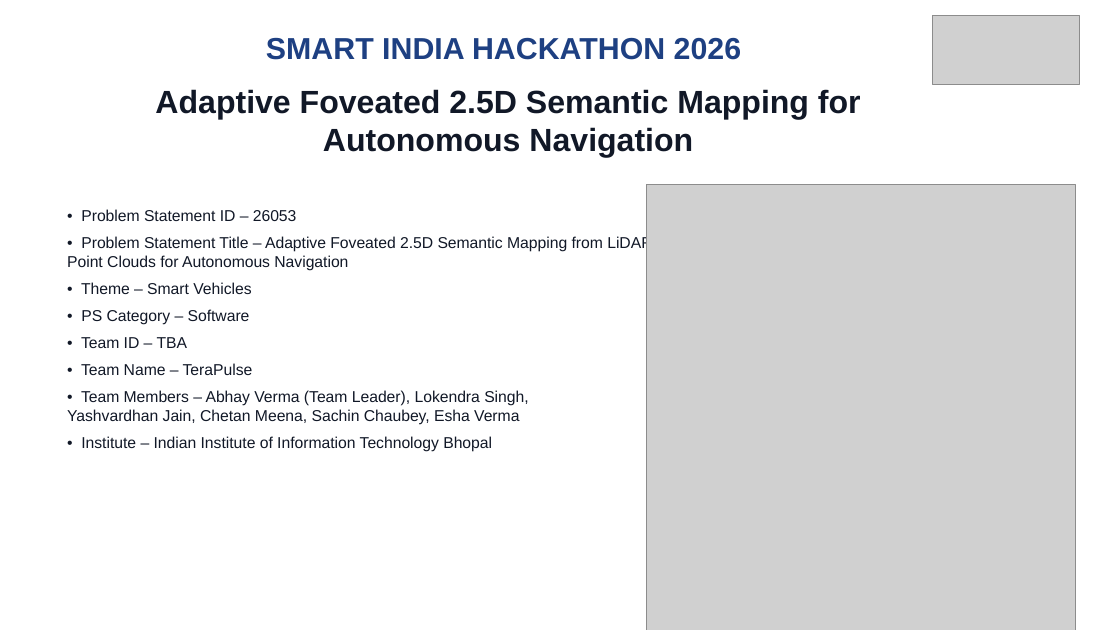
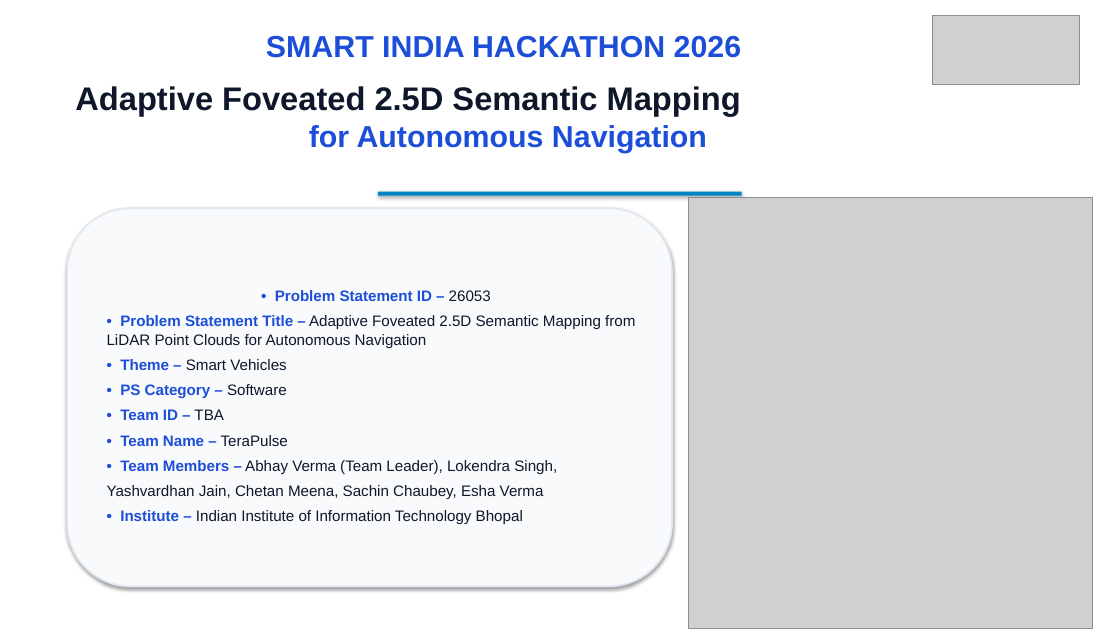
Before and after one commit to AbhayVerma628/SIh26053_Lidar, a slide deck: slide 1 of docs/SIH26053_TeraPulse_Official_Presentation.pptx. Drawn at 1120x630 pixels with LibreOffice and Linux fonts; fonts in the diff are those of the drawing; grey boxes stand for pictures. Boxes give left, top, right and bottom in pixels: in the first picture for what was removed or moved away, otherwise in the second. Text is boxed around its words. In the diff, an @@ line names an element or a change of style, - is before the commit and + after.

Commit message:
style: enhance presentation visual attractiveness, bold lead-in highlights, and title emphasis

```diff
--- a/docs/SIH26053_TeraPulse_Official_Presentation.pptx
+++ b/docs/SIH26053_TeraPulse_Official_Presentation.pptx
@@ text "SMART INDIA HACKATHON 2026" at <box>266,36,741,58</box>: text colour #1E4082 to #1D4ED8 @@
@@ text "Adaptive Foveated 2.5D Semantic Mapping ..." at <box>75,86,741,153</box>: size 27.5 to 28 pt, text colour #111827 to #0F172A in "Adaptive Foveated 2.5D Semantic Mapping"; size 27.5 to 26 pt, text colour #111827 to #1D4ED8 in "for Autonomous Navigation" @@
@@ rounded rectangle "• Problem Statement ID – ...": place and size @@
-rounded rectangle "• Problem Statement ID – ..." at <box>67,209,652,452</box>
+rounded rectangle "• Problem Statement ID – ..." at <box>67,208,672,586</box>
@@ rounded rectangle "• Problem Statement ID – ..." at <box>67,208,672,586</box>: size 13.5 to 13 pt; text colour #111827 to #1D4ED8, bold on in "• Problem Statement ID –", "• Problem Statement Title –", "• Theme –", "• PS Category –" and 4 more places; text colour #111827 to #0F172A in "26053", "Adaptive Foveated 2.5D Semantic Mapping from LiDAR ...", "Smart Vehicles", "Software" and 4 more places; alignment left to centre; less space between paragraphs; vertical alignment top to middle; fill none to #F8FAFC; outline none to #E2E8F0 1.5 pt; shadow on @@
@@ rectangle added at <box>378,192,742,196</box>, fill #0284C7 @@
@@ picture: place and size @@
-picture at <box>647,185,1075,630</box>
+picture at <box>689,197,1092,628</box>
```
Also in this commit, not shown: 5 other slides changed, 2 other files.
